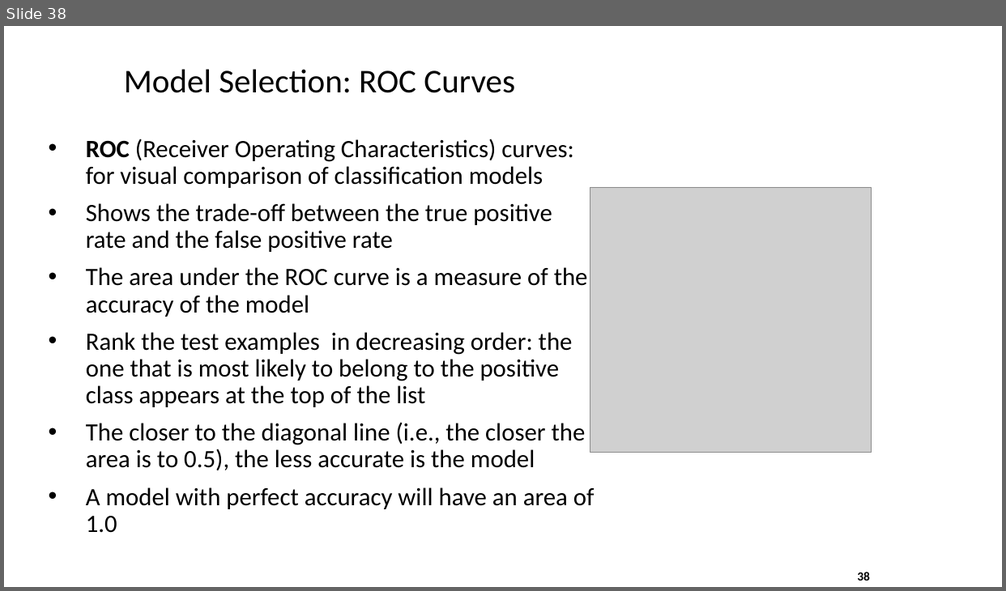
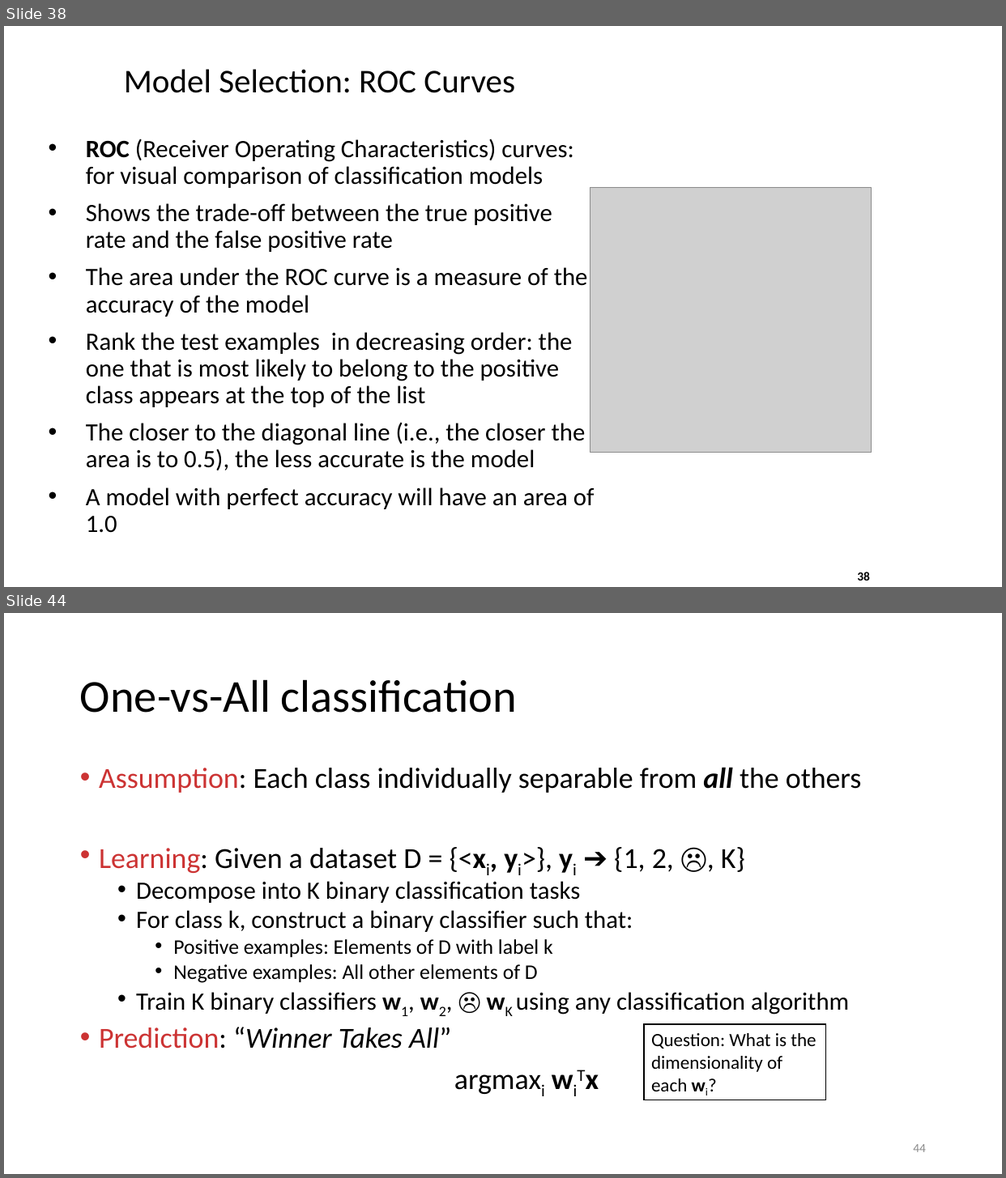
Before and after one commit to ramcdougal/cbb750, a slide deck: data mining/data mining 1.pptx. Shown one above the other, each under a label of ours: slide 38 before the commit, slides 38 and 44 after it; the slides between them are not shown. The pictures are 1006x591 and 1006x1178 pixels, drawn with LibreOffice and Linux fonts; fonts in the diff are those of the drawing; grey boxes stand for pictures. Boxes give left, top, right and bottom in pixels: in the first picture for what was removed or moved away, otherwise in the second. Text is boxed around its words. In the diff, an @@ line names an element or a change of style, - is before the commit and + after.

```diff
--- a/data mining/data mining 1.pptx
+++ b/data mining/data mining 1.pptx
@@ slide 44 added at (4, 613, 1002, 1174), background #FFFFFF @@
@@ title added at (80, 679, 518, 713), 44 pt, text #000000 @@
+One-vs-All classification
@@ text added at (99, 767, 862, 1049), 24 pt, text #000000 @@
+• Assumption: Each class individually separable from all the others
+• Learning: Given a dataset D = {<xi, yi>}, yi ➔ {1, 2, ☹, K}
+  • Decompose into K binary classification tasks
+  • For class k, construct a binary classifier such that:
+    • Positive examples: Elements of D with label k
+    • Negative examples: All other elements of D
+  • Train K binary classifiers w1, w2, ☹ wK using any classification algorithm
+• Prediction: “Winner Takes All”
+argmaxi wiTx
@@ rectangle added at (644, 1024, 826, 1101), fill #FFFFFF, outline #000000 1 pt, 18 pt, text #000000 @@
+Question: What is the dimensionality of each wi?
@@ page number added at (913, 1144, 926, 1152), 12 pt, text #8C8C8C @@
+44
```
Also in this commit, not shown: 2 slides changed, 15 other slides added, 1 slide removed.
